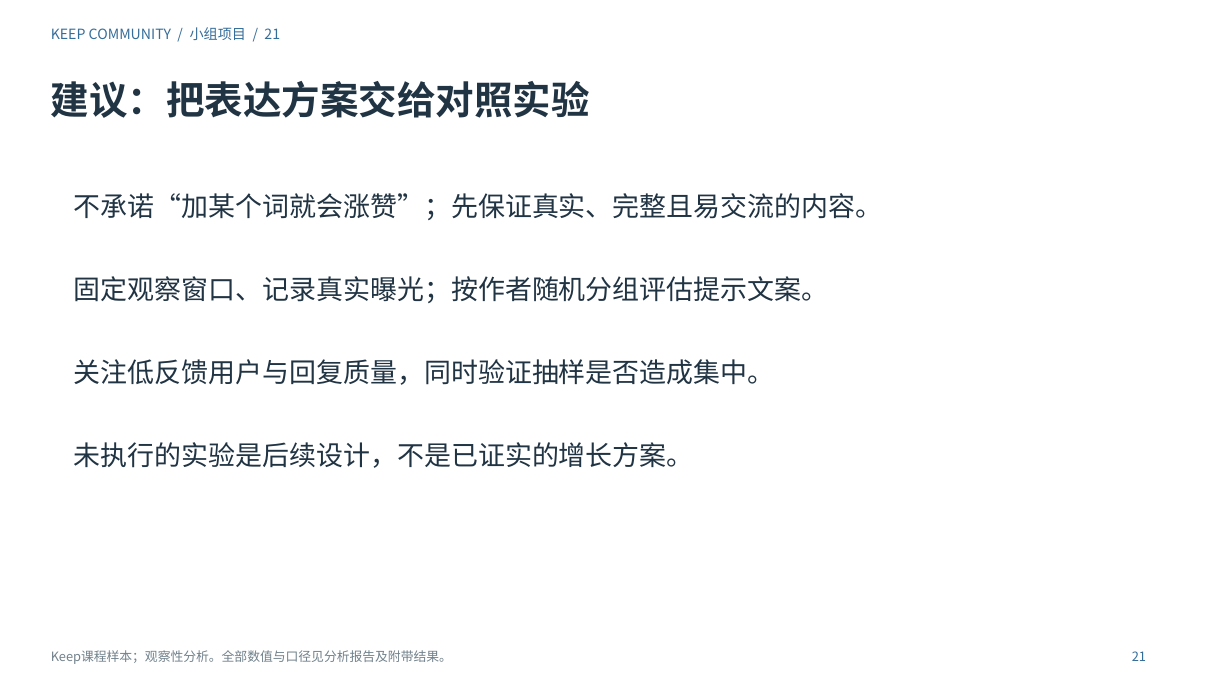
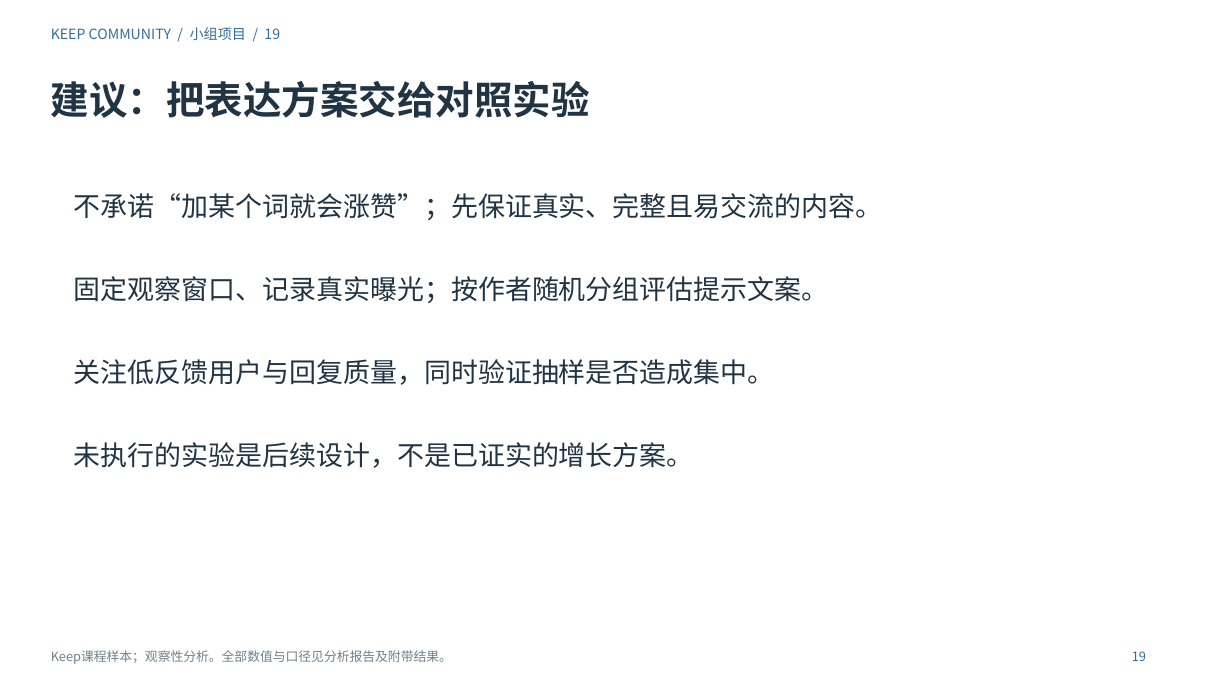
Before and after one commit to Charlie-ChenLin/keep-community-analysis, a slide deck: slide 19 of 演示文稿.pptx (slide 21 before the commit). Drawn at 1232x693 pixels with LibreOffice and Linux fonts; fonts in the diff are those of the drawing. Boxes give left, top, right and bottom in pixels: in the first picture for what was removed or moved away, otherwise in the second. Text is boxed around its words. In the diff, an @@ line names an element or a change of style, - is before the commit and + after.

```diff
--- a/演示文稿.pptx
+++ b/演示文稿.pptx
@@ text at <box>51,27,280,40</box>: text changed @@
-KEEP COMMUNITY / 小组项目 / 21
+KEEP COMMUNITY / 小组项目 / 19
@@ text at <box>1132,651,1146,661</box>: text changed @@
-21
+19
```
Also in this commit, not shown: 7 other slides changed, 2 slides removed, 31 other files.
